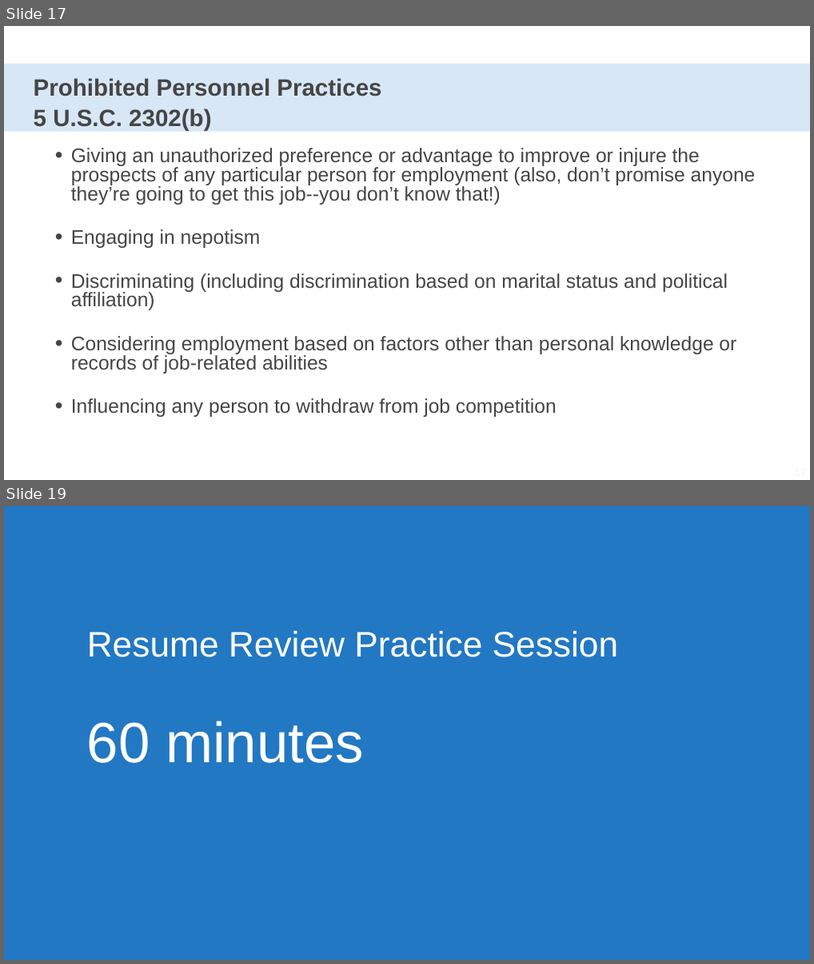
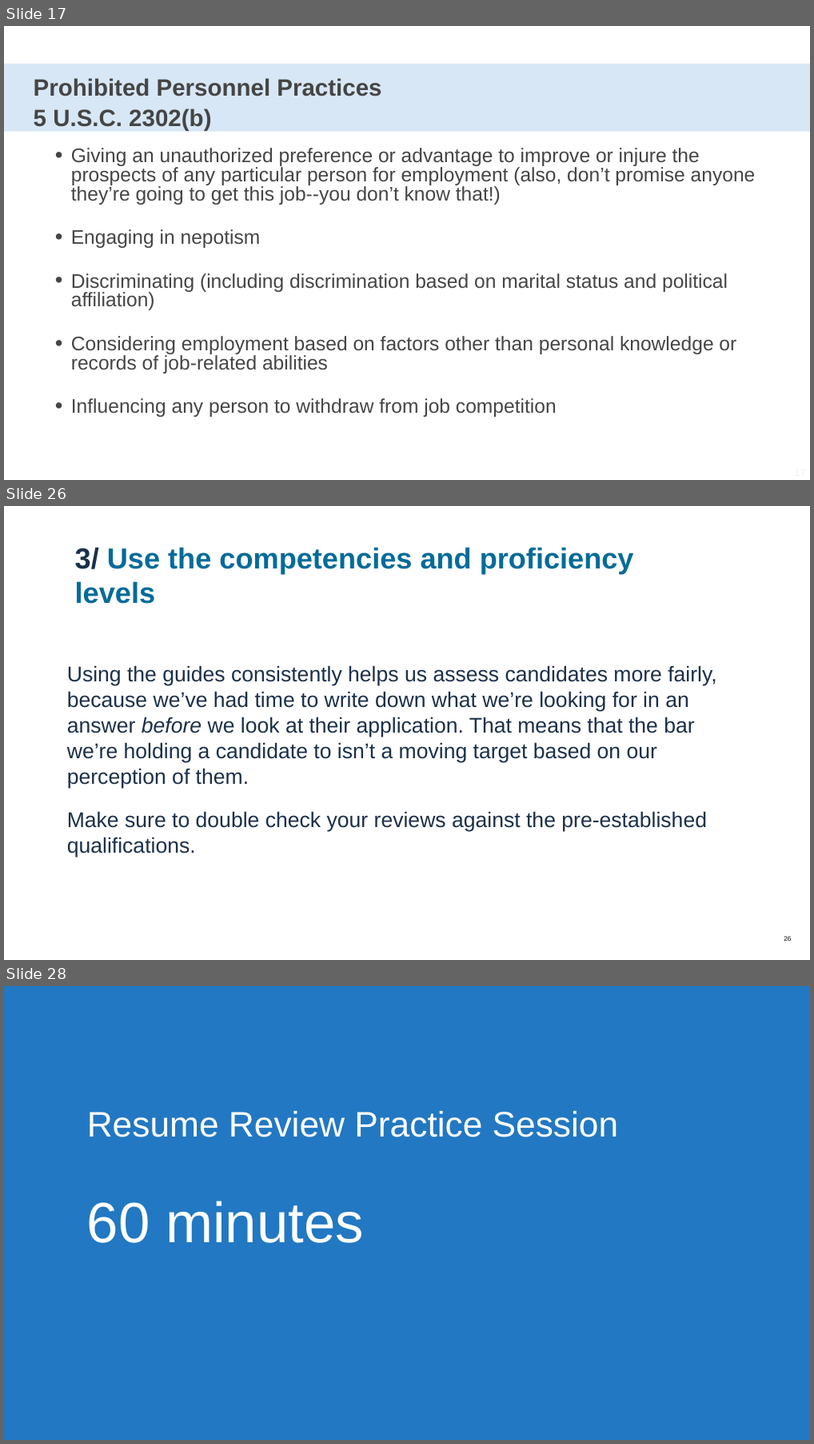
Before and after one commit to usds/SME-QA-Website, a slide deck: toolkit/reviewing-resumes/sme-training-resume-review.pptx. Shown one above the other, each under a label of ours: slides 17 and 19 before the commit, slides 17, 26 and 28 after it; the slides between them are not shown. The pictures are 814x964 and 814x1444 pixels, drawn with LibreOffice and Linux fonts; fonts in the diff are those of the drawing. Boxes give left, top, right and bottom in pixels: in the first picture for what was removed or moved away, otherwise in the second. Text is boxed around its words. In the diff, an @@ line names an element or a change of style, - is before the commit and + after.

Commit message:
Updates both resume review training presentations with slides on bias. [Fixes #102]

```diff
--- a/toolkit/reviewing-resumes/sme-training-resume-review.pptx
+++ b/toolkit/reviewing-resumes/sme-training-resume-review.pptx
@@ slide 26 added at box(4, 506, 810, 960), background #FFFFFF @@
@@ title added at box(75, 547, 634, 604), 49 pt, text #046B99, bold @@
+3/ Use the competencies and proficiency levels
@@ text added at box(67, 665, 717, 856), 36 pt, text #1C304A @@
+Using the guides consistently helps us assess candidates more fairly, because we’ve had time to write down what we’re looking for in an answer before we look at their application. That means that the bar we’re holding a candidate to isn’t a moving target based on our perception of them.
+Make sure to double check your reviews against the pre-established qualifications.
@@ page number added at box(784, 936, 791, 940), 11 pt, text #000000 @@
+26
@@ what was slide 19 is now slide 28 @@
```
Also in this commit, not shown: 1 slide changed, 9 other slides added, 1 slide removed, 1 other file.
